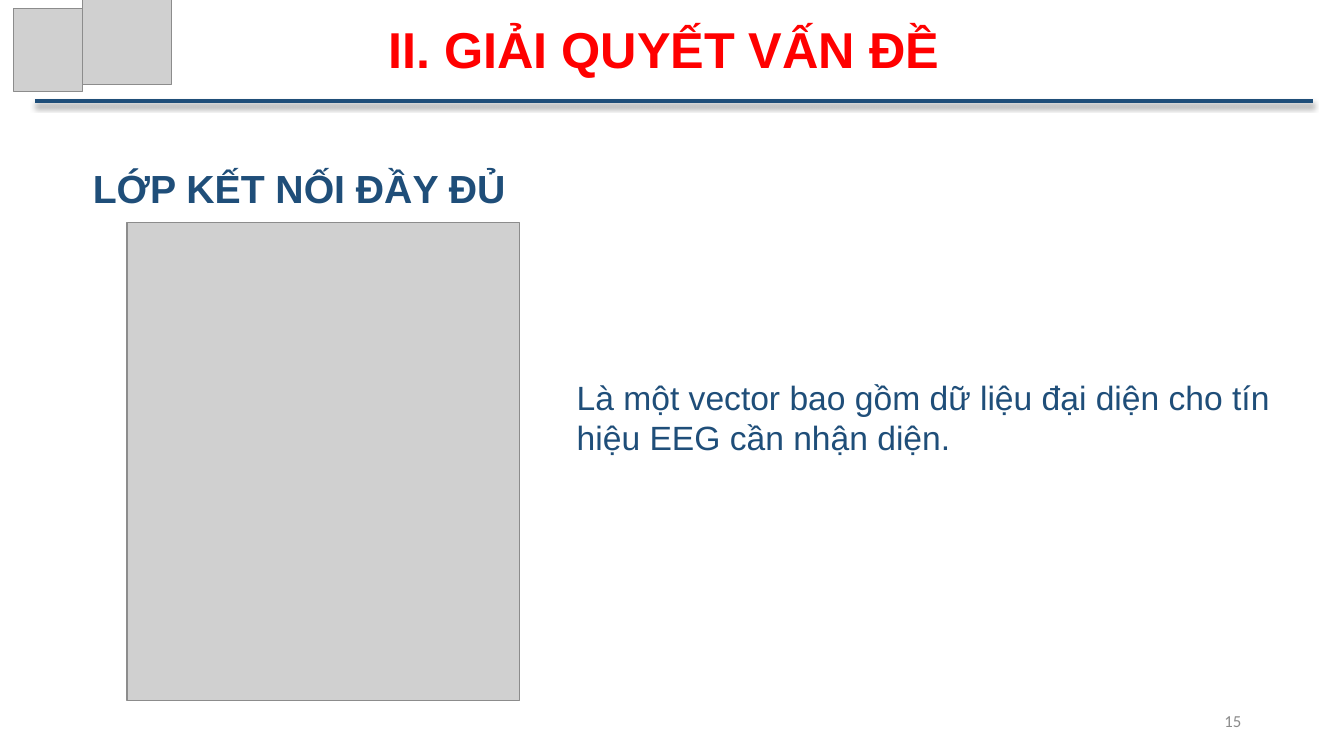
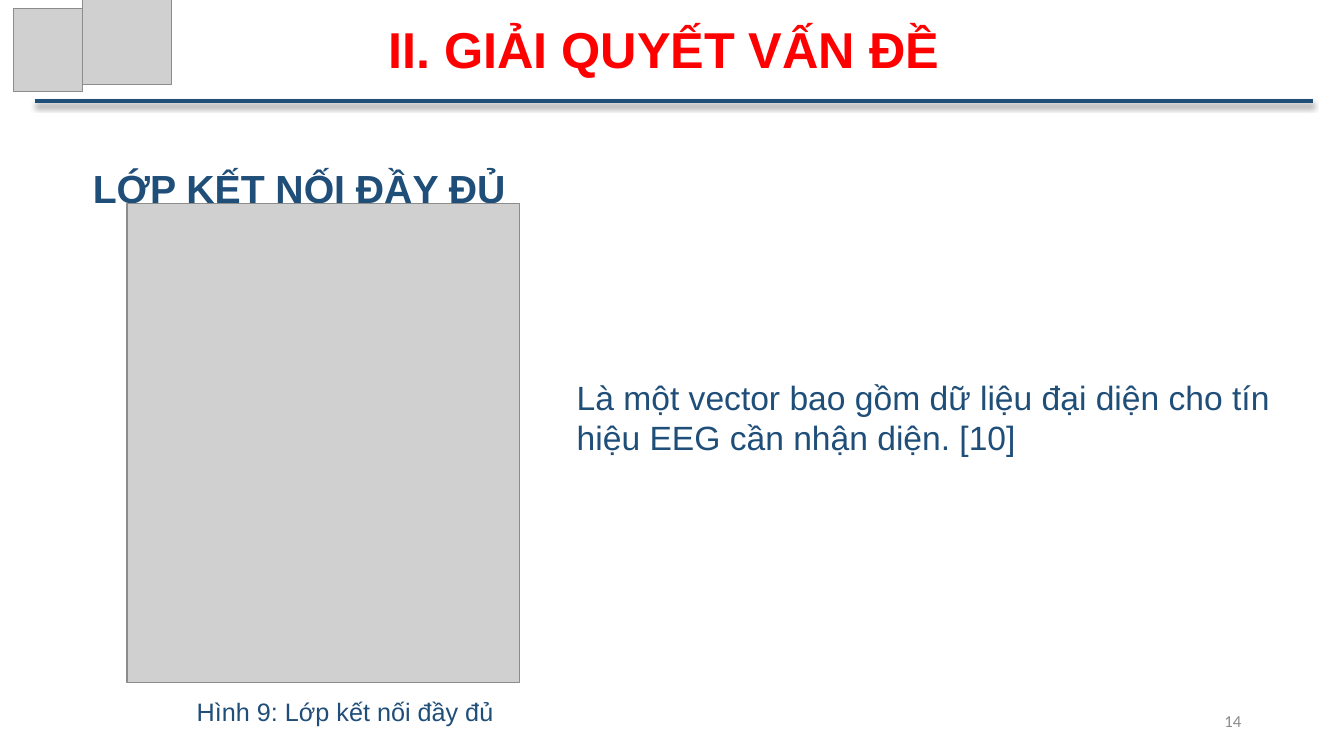
Before and after one commit to ThuTrongNguyen/Thesis, a slide deck: slide 14 of SlideBaoCao_NguyenTrongThu.pptx (slide 15 before the commit). Drawn at 1344x756 pixels with LibreOffice and Linux fonts; fonts in the diff are those of the drawing; grey boxes stand for pictures. Boxes give left, top, right and bottom in pixels: in the first picture for what was removed or moved away, otherwise in the second. Text is boxed around its words. In the diff, an @@ line names an element or a change of style, - is before the commit and + after.

```diff
--- a/SlideBaoCao_NguyenTrongThu.pptx
+++ b/SlideBaoCao_NguyenTrongThu.pptx
@@ picture: place and size @@
-picture at bbox=[127, 222, 519, 701]
+picture at bbox=[127, 204, 519, 683]
@@ text at bbox=[577, 384, 1269, 457]: text changed @@
-Là một vector bao gồm dữ liệu đại diện cho tín hiệu EEG cần nhận diện.
+Là một vector bao gồm dữ liệu đại diện cho tín hiệu EEG cần nhận diện. [10]
@@ text added at bbox=[197, 701, 493, 727], 18 pt, text #1F4E79 @@
+Hình 9: Lớp kết nối đầy đủ
@@ page number at bbox=[1224, 716, 1241, 727]: text changed @@
-15
+14
```
Also in this commit, not shown: 13 other slides changed, 7 slides added.
